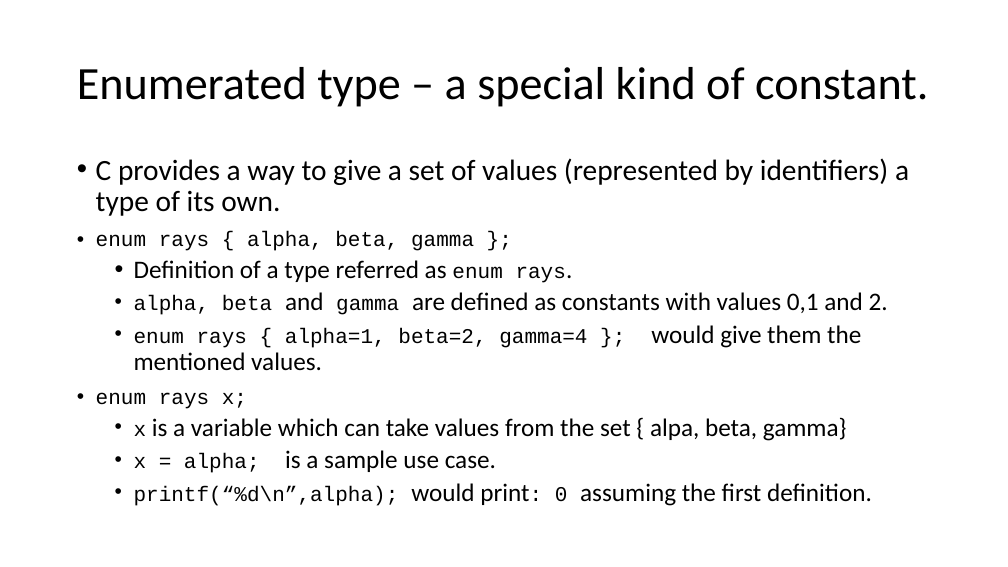
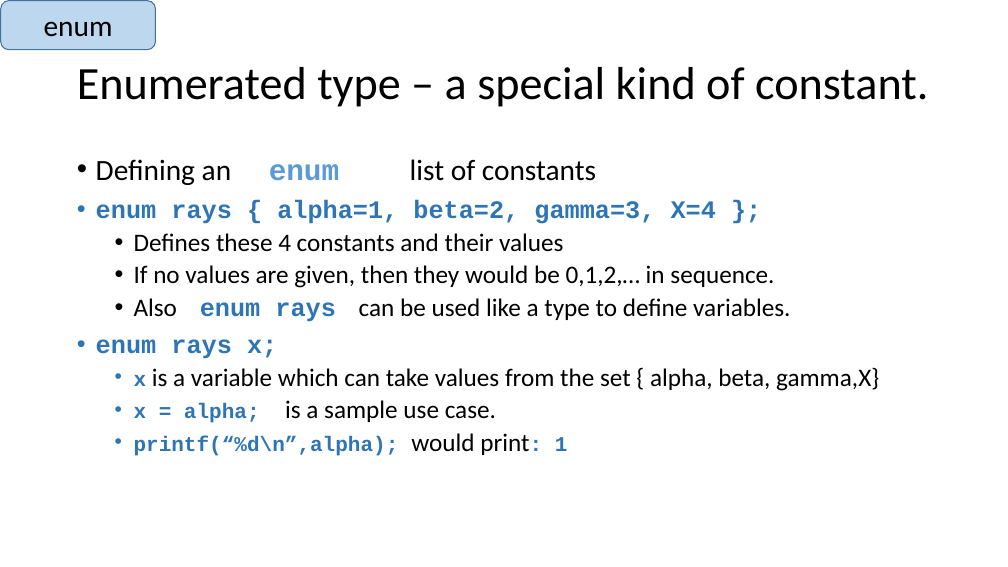
Before and after one commit to rbadrinath/FCP, a slide deck: slide 3 of slides/10-enum-define-typedef.pptx (slide 2 before the commit). Drawn at 1008x567 pixels with LibreOffice and Linux fonts; fonts in the diff are those of the drawing. Boxes give left, top, right and bottom in pixels: in the first picture for what was removed or moved away, otherwise in the second. Text is boxed around its words. In the diff, an @@ line names an element or a change of style, - is before the commit and + after.

Commit message:
update slides

```diff
--- a/slides/10-enum-define-typedef.pptx
+++ b/slides/10-enum-define-typedef.pptx
@@ rounded rectangle added at (1, 1, 156, 50), fill #BDD7EE, outline #43739E 1 pt, 28 pt, text #000000 @@
+enum
@@ text at (96, 159, 790, 322): text changed @@
-• C provides a way to give a set of values (represented by identifiers) a type of its own.
-• enum rays { alpha, beta, gamma };
-  • Definition of a type referred as enum rays.
-  • alpha, beta and gamma are defined as constants with values 0,1 and 2.
-  • enum rays { alpha=1, beta=2, gamma=4 }; would give them the mentioned values.
+• Defining an enum list of constants
+• enum rays { alpha=1, beta=2, gamma=3, X=4 };
+  • Defines these 4 constants and their values
+  • If no values are given, then they would be 0,1,2,… in sequence.
+  • Also enum rays can be used like a type to define variables.
@@ text at (96, 339, 496, 423): size 20 to 24 pt in "enum rays x;"; text colour #000000 to #2E75B6, bold on in "enum rays x;", "x = alpha;" @@
@@ text at (134, 367, 879, 391): text changed @@
-  • x is a variable which can take values from the set { alpa, beta, gamma}
+  • x is a variable which can take values from the set { alpha, beta, gamma,X}
@@ text at (134, 433, 568, 456): text changed; size 24 to 20 pt; font Calibri to Courier New; text colour #000000 to #2E75B6; bold on @@
-  • printf(“%d\n”,alpha); would print: 0 assuming the first definition.
+  • printf(“%d\n”,alpha); would print: 1
```
Also in this commit, not shown: 5 other slides changed, 1 slide added, 4 other files.
